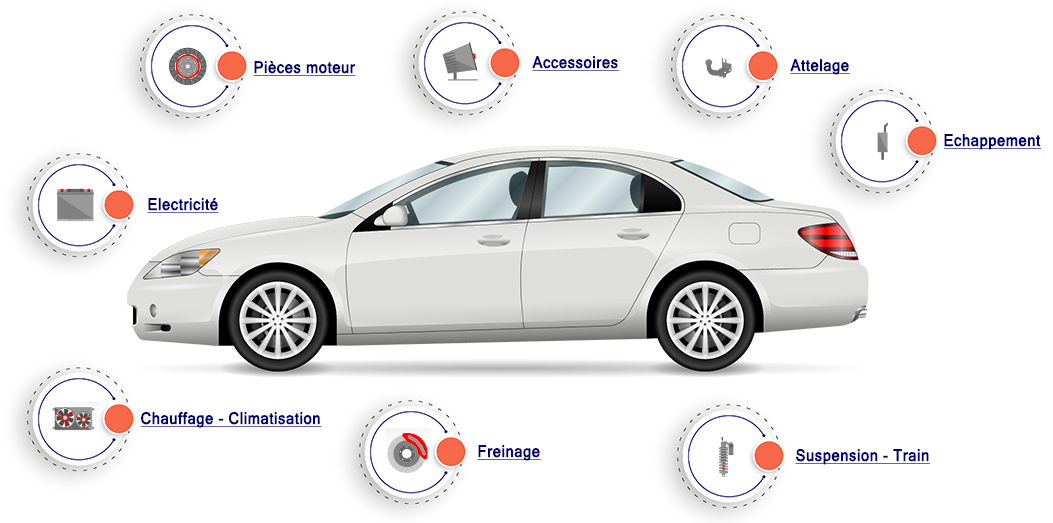
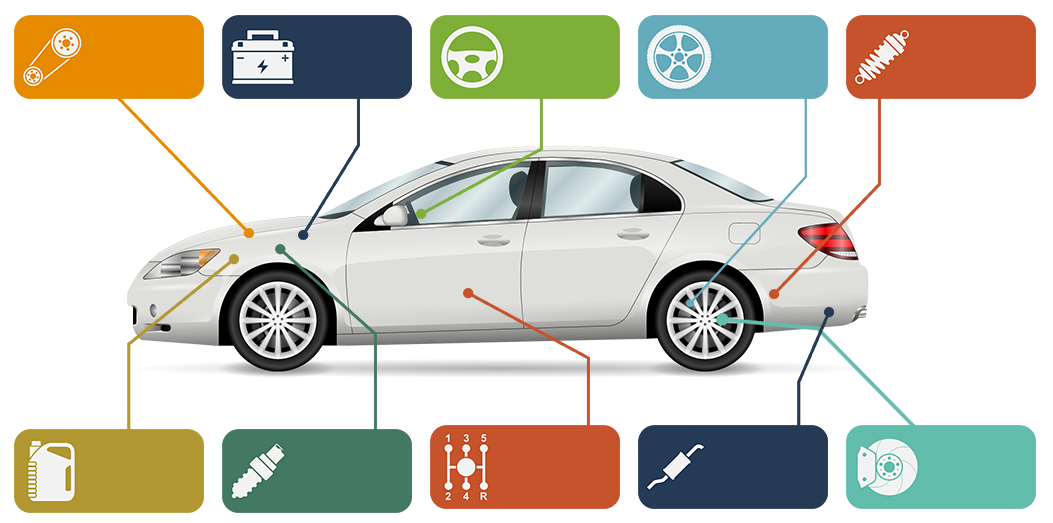
The second 1053×523 image is a revision of the first. Changes to its layers:
showed group "Groupe 2" (10 layers) over 14, 15, 1036, 513
added layer "10" in group "Groupe 2" over 14, 15, 204, 99
added layer "9" in group "Groupe 2" over 430, 15, 620, 99
added layer "8" in group "Groupe 2" over 430, 425, 620, 509
added layer "7" in group "Groupe 2" over 222, 15, 412, 99
added layer "6" in group "Groupe 2" over 222, 429, 412, 513
renamed "Calque 17" to "Calque 2", painted on it over 5, 3, 1041, 523
removed layer "24535 [Converti]" (1st of 8) over 385, 3, 527, 133
removed layer "24535 [Converti]" (2nd of 8) over 643, 6, 785, 136
removed layer "24535 [Converti]" (3rd of 8) over 649, 396, 791, 523
removed layer "24535 [Converti]" (4th of 8) over 802, 75, 944, 217
removed layer "24535 [Converti]" (5th of 8) over 331, 386, 473, 522
removed layer "24535 [Converti]" (6th of 8) over 5, 353, 141, 495
removed layer "24535 [Converti]" (7th of 8) over 5, 145, 136, 275
removed layer "24535 [Converti]" (8th of 8) over 112, 6, 254, 142
showed group "Groupe 1" (10 layers), moved it above "76107509 [Converti]" over 12, 3, 1041, 523
added layer "20" in group "Groupe 1" over 127, 254, 239, 513
added layer "19" in group "Groupe 1" over 112, 6, 254, 238
added layer "18" in group "Groupe 1" over 275, 244, 377, 517
added layer "17" in group "Groupe 1" over 463, 288, 590, 468
added layer "15" in group "Groupe 1" over 715, 312, 935, 448
added layer "14" in group "Groupe 1" over 686, 6, 807, 307
added layer "13" in group "Groupe 1" over 769, 15, 881, 299
added layer "12" in group "Groupe 1" over 416, 3, 543, 219
…and 22 more changes (7 added, 15 removed)
